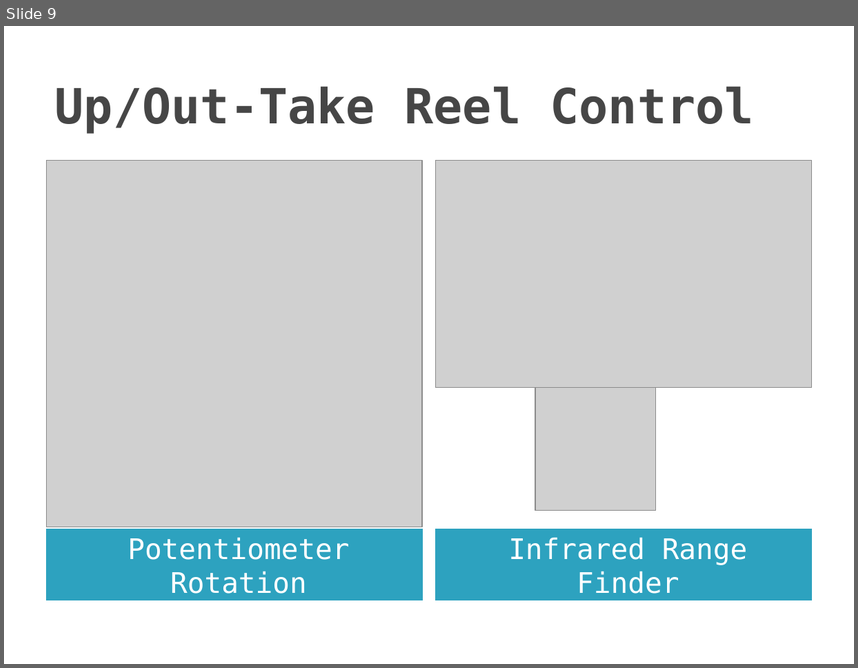
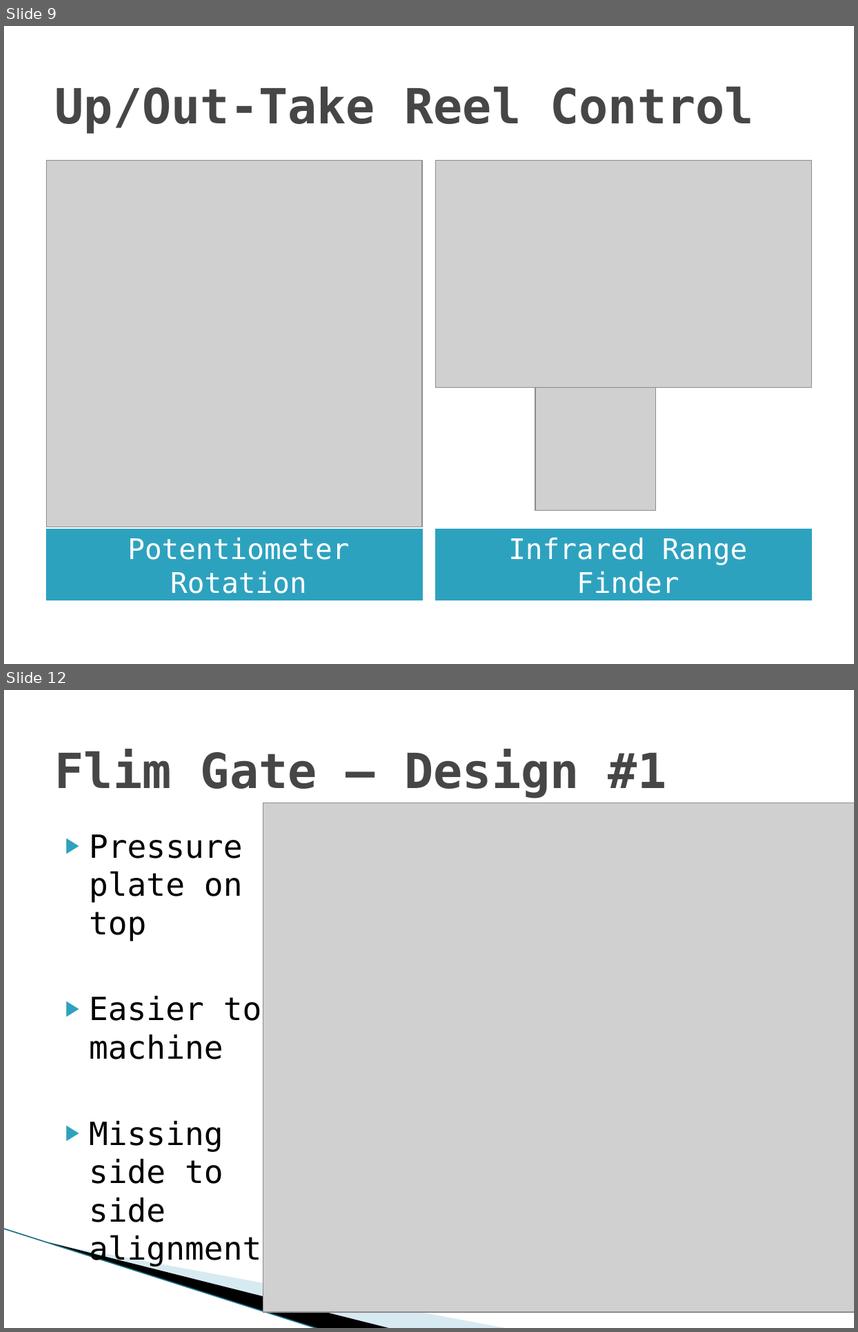
Before and after one commit to pieterpottie/flim-transport-project, a slide deck: Documents/FirstClientPresentation.pptx. Shown one above the other, each under a label of ours: slide 9 before the commit, slides 9 and 12 after it; the slides between them are not shown. The pictures are 858x668 and 858x1332 pixels, drawn with LibreOffice and Linux fonts; fonts in the diff are those of the drawing; grey boxes stand for pictures; background and template pictures are left out. Boxes give left, top, right and bottom in pixels: in the first picture for what was removed or moved away, otherwise in the second. Text is boxed around its words. In the diff, an @@ line names an element or a change of style, - is before the commit and + after.

```diff
--- a/Documents/FirstClientPresentation.pptx
+++ b/Documents/FirstClientPresentation.pptx
@@ slide 12 added at (4, 690, 854, 1328), background #FFFFFF @@
@@ title added at (55, 749, 666, 798), 41 pt, text #464646, bold @@
+Flim Gate – Design #1
@@ picture added at (263, 803, 854, 1312) @@
@@ text added at (89, 834, 262, 1222), 27 pt, text #000000 @@
+▶ Pressure plate on top
+▶ Easier to machine
+▶ Missing side to side alignment
@@ freeform shape added at (70, 1155, 424, 1290), fill #A0CBDC at 40% opacity @@
@@ freeform shape added at (4, 1228, 352, 1306), fill #000000 @@
@@ line added from (4, 1228) to (319, 1328), #97C5D8 0.95 pt @@
```
Also in this commit, not shown: 2 slides changed, 7 other slides added, 1 slide removed.
